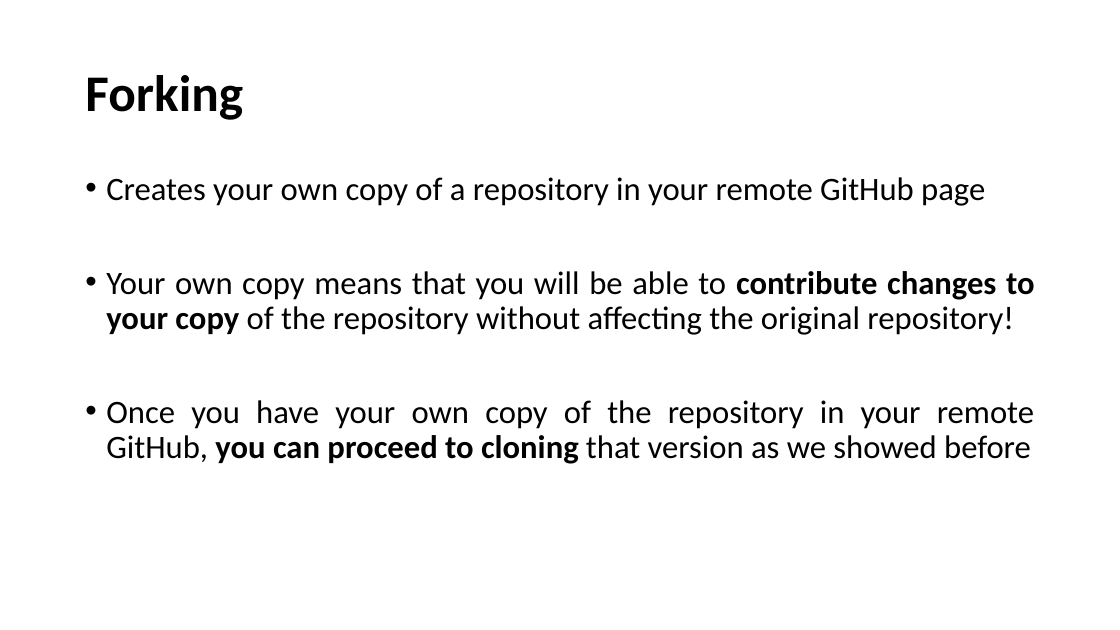
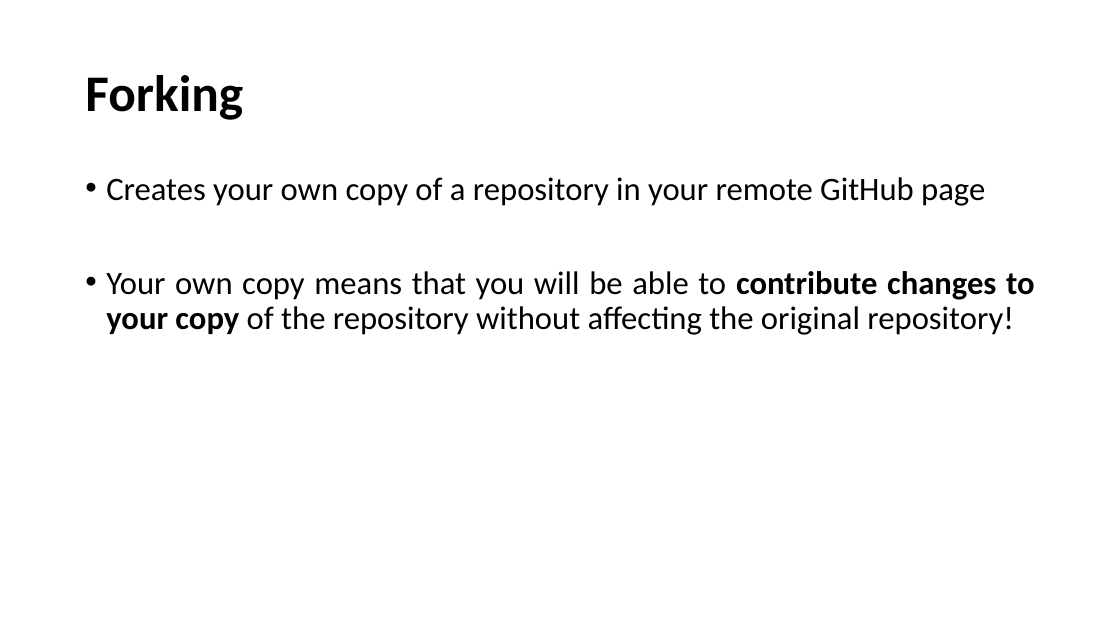
Before and after one commit to zoe-liu-724/qtm151spring2025, a slide deck: slide 6 of Lecture 01/Lecture-GithubReview.pptx (slide 7 before the commit). Drawn at 1120x630 pixels with LibreOffice and Linux fonts; fonts in the diff are those of the drawing. Boxes give left, top, right and bottom in pixels: in the first picture for what was removed or moved away, otherwise in the second. Text is boxed around its words. In the diff, an @@ line names an element or a change of style, - is before the commit and + after.

```diff
--- a/Lecture 01/Lecture-GithubReview.pptx
+++ b/Lecture 01/Lecture-GithubReview.pptx
@@ text at (x1=106, y1=400, x2=1034, y2=464): paragraph removed @@
-• Once you have your own copy of the repository in your remote GitHub, you can proceed to cloning that version as we showed before
```
Also in this commit, not shown: 2 other slides changed, 2 slides removed, 17 other files.
